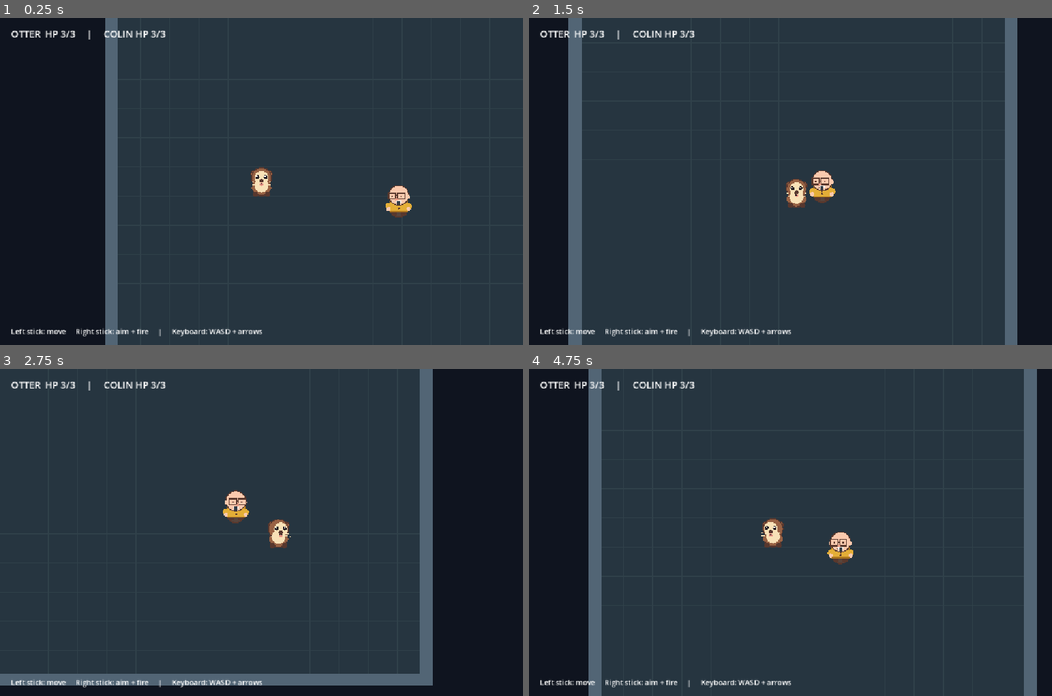
Above: before the commit, frames 1-4 (two rows, left to right).
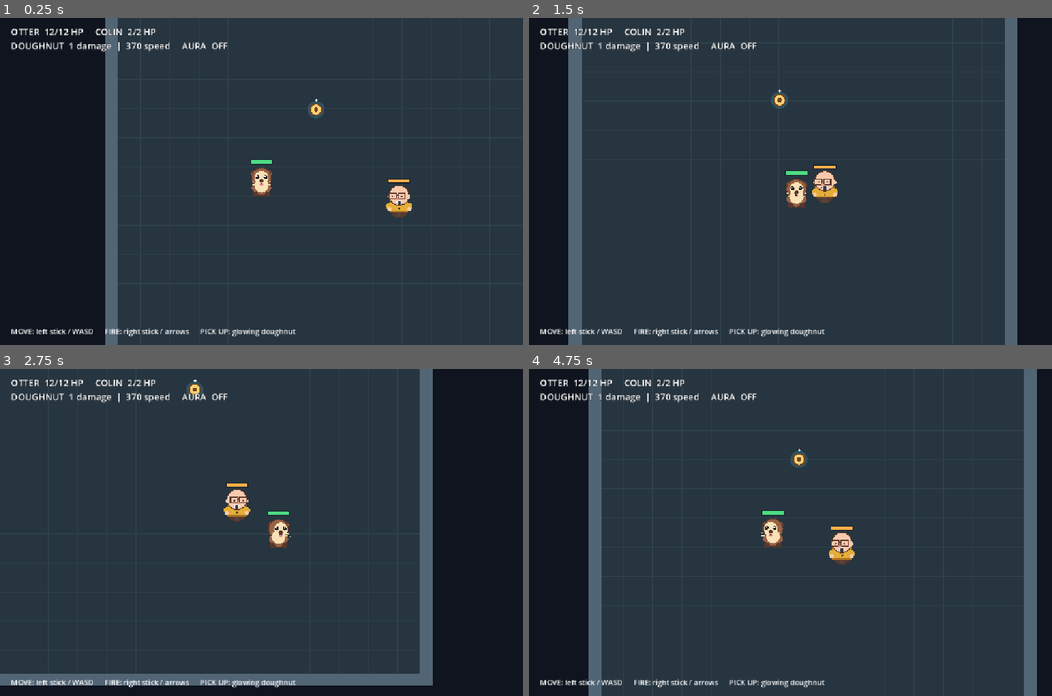
Above: after the commit, the same moments.

Repository: Jonty303/Project-Ottertron
Game: Godot game, scene res://scenes/main.tscn
The game is run twice, just before and just after one commit, with the same random seed, the same clock (stepped at 60 frames per second) and the same inputs.
Inputs:
- Up to frame 1 (0.25 s): no input
- Up to frame 2 (1.5 s): hold D 0.53-1.28 s; hold R 0.53-1.28 s; hold S from 1.28 s (still down); tap R at 1.35 s
- Up to frame 3 (2.75 s): release S at 2.03 s; hold D from 2.03 s (still down); hold R from 2.03 s (still down)
- Up to frame 4 (4.75 s): release D at 2.78 s; release R at 2.78 s; hold W 2.78-3.53 s; tap R at 2.85, 4.35 s; hold R 3.53-4.28 s; hold A from 3.53 s (still down)

The runs differ from the first frame. In frame 1, 1.8% of the frame differs, in the area x 2-79%, y 3-98%; in frame 2, 2.0%, in the area x 2-59%, y 3-98%; in frame 3, 1.9%; in frame 4, 2.0%.

Commit message:
Implement Godot 4.5.2 combat: HP bars, doughnut upgrades, Colin drain and floating text

Diff:
--- a/project.godot
+++ b/project.godot
@@ -1,11 +1,10 @@
-; Engine configuration file.
-; Project Ottertron — Godot 4.x
+; Godot 4.5.2-stable target (Godot stores major.minor in config/features).
 config_version=5
 
 [application]
 config/name="Project Ottertron"
 run/main_scene="res://scenes/main.tscn"
-config/features=PackedStringArray("4.3", "GL Compatibility")
+config/features=PackedStringArray("4.5", "GL Compatibility")
 
 [display]
 window/size/viewport_width=1152
--- a/scenes/colin.tscn
+++ b/scenes/colin.tscn
@@ -1,7 +1,8 @@
-[gd_scene load_steps=4 format=3]
+[gd_scene load_steps=5 format=3]
 
 [ext_resource type="Script" path="res://scripts/colin.gd" id="1_colin"]
 [ext_resource type="Script" path="res://scripts/actor_art.gd" id="2_art"]
+[ext_resource type="Script" path="res://scripts/health_bar.gd" id="3_health"]
 
 [sub_resource type="CircleShape2D" id="CircleShape2D_colin"]
 radius = 20.0
@@ -15,5 +16,10 @@
 script = ExtResource("2_art")
 kind = "colin"
 
+[node name="HealthBar" type="Node2D" parent="."]
+position = Vector2(0, -47)
+script = ExtResource("3_health")
+bar_fill = Color(1, 0.69, 0.29, 1)
+
 [node name="CollisionShape2D" type="CollisionShape2D" parent="."]
 shape = SubResource("CircleShape2D_colin")
--- a/scenes/player.tscn
+++ b/scenes/player.tscn
@@ -1,7 +1,8 @@
-[gd_scene load_steps=4 format=3]
+[gd_scene load_steps=5 format=3]
 
 [ext_resource type="Script" path="res://scripts/player.gd" id="1_player"]
 [ext_resource type="Script" path="res://scripts/actor_art.gd" id="2_art"]
+[ext_resource type="Script" path="res://scripts/health_bar.gd" id="3_health"]
 
 [sub_resource type="CircleShape2D" id="CircleShape2D_player"]
 radius = 19.0
@@ -15,5 +16,10 @@
 script = ExtResource("2_art")
 kind = "otter"
 
+[node name="HealthBar" type="Node2D" parent="."]
+position = Vector2(0, -47)
+script = ExtResource("3_health")
+bar_fill = Color(0.30, 0.86, 0.51, 1)
+
 [node name="CollisionShape2D" type="CollisionShape2D" parent="."]
 shape = SubResource("CircleShape2D_player")
--- /dev/null
+++ b/scenes/power_up.tscn
@@ -0,0 +1,14 @@
+[gd_scene load_steps=3 format=3]
+
+[ext_resource type="Script" path="res://scripts/power_up.gd" id="1_pickup"]
+
+[sub_resource type="CircleShape2D" id="CircleShape2D_powerup"]
+radius = 21.0
+
+[node name="DoughnutPowerUp" type="Area2D"]
+collision_layer = 0
+collision_mask = 1
+script = ExtResource("1_pickup")
+
+[node name="CollisionShape2D" type="CollisionShape2D" parent="."]
+shape = SubResource("CircleShape2D_powerup")
--- a/scripts/colin.gd
+++ b/scripts/colin.gd
@@ -1,37 +1,125 @@
 extends CharacterBody2D
-## Colin's initial AI: slowly follow the otter until within contact range.
+## Slow pursuer: short-range, escalating 1-second life drain with range hysteresis.
 
 signal defeated
+signal aura_started
+signal aura_broken
+signal aura_tick(damage: int)
 
-const MOVE_SPEED: float = 72.0
-const STOP_DISTANCE: float = 41.0
-const ACTIVATION_DISTANCE: float = 700.0
+@export var max_health: int = 2
+@export var move_speed: float = 68.0
+@export var drain_start_range: float = 53.0
+@export var drain_break_range: float = 96.0
+@export var drain_tick_interval: float = 1.0
+@export var drain_base_damage: int = 1
+@export var drain_ramp_every_ticks: int = 3
+@export var drain_max_damage: int = 4
 
-var health: int = 3
-var target: Node2D
+var health: int = 2
+var target
+var aura_active: bool = false
+var _drain_elapsed: float = 0.0
+var _ticks_completed: int = 0
+var _aura_phase: float = 0.0
 
 @onready var art = $Art
+@onready var health_bar = $HealthBar
 
 func _ready() -> void:
+    health = max_health
+    health_bar.set_health(health, max_health)
     add_to_group("enemies")
 
-func _physics_process(_delta: float) -> void:
+func _process(delta: float) -> void:
+    if aura_active:
+        _aura_phase += delta
+        queue_redraw()
+
+func _physics_process(delta: float) -> void:
     if not is_instance_valid(target) or health <= 0:
         velocity = Vector2.ZERO
         return
-    var difference: Vector2 = target.global_position - global_position
-    var distance: float = difference.length()
-    if distance > STOP_DISTANCE and distance < ACTIVATION_DISTANCE:
-        velocity = difference.normalized() * MOVE_SPEED
-        art.set_facing(velocity)
+    var separation: Vector2 = target.global_position - global_position
+    var distance: float = separation.length()
+
+    if aura_active:
+        if distance > drain_break_range:
+            _stop_aura()
+        else:
+            velocity = Vector2.ZERO
+            _drain_elapsed += delta
+            var interval: float = maxf(0.05, drain_tick_interval)
+            while _drain_elapsed >= interval and aura_active:
+                _drain_elapsed -= interval
+                var ramp_every: int = maxi(1, drain_ramp_every_ticks)
+                var increase: int = int(floor(float(_ticks_completed) / float(ramp_every)))
+                var damage: int = mini(drain_max_damage, drain_base_damage + increase)
+                _ticks_completed += 1
+                var applied: int = target.take_damage(damage)
+                if applied > 0:
+                    aura_tick.emit(applied)
+                if target.health <= 0:
+                    _stop_aura()
+            return
+
+    if distance <= drain_start_range:
+        _start_aura()
+        velocity = Vector2.ZERO
+    elif distance < 700.0 and distance > 40.0:
+        velocity = separation.normalized() * move_speed
+        art.set_facing(separation)
+        move_and_slide()
     else:
         velocity = Vector2.ZERO
-    move_and_slide()
 
-func take_damage(amount: int) -> void:
+func _start_aura() -> void:
+    if aura_active:
+        return
+    aura_active = true
+    _drain_elapsed = 0.0
+    _ticks_completed = 0
+    aura_started.emit()
+    queue_redraw()
+
+func _stop_aura() -> void:
+    if not aura_active:
+        return
+    aura_active = false
+    _drain_elapsed = 0.0
+    _ticks_completed = 0
+    aura_broken.emit()
+    queue_redraw()
+
+func take_damage(amount: int) -> int:
+    if health <= 0 or amount <= 0:
+        return 0
+    var applied: int = mini(amount, health)
+    health -= applied
+    health_bar.set_health(health, max_health)
     if health <= 0:
-        return
-    health = maxi(health - amount, 0)
-    if health == 0:
+        aura_active = false
         defeated.emit()
         queue_free()
+    return applied
+
+func _draw() -> void:
+    if not aura_active:
+        return
+    # Wobbling rings and a living, swaying tether to the otter.
+    for ring in range(2):
+        var outline := PackedVector2Array()
+        for i in range(49):
+            var theta: float = TAU * float(i) / 48.0
+            var radius: float = 28.0 + float(ring) * 9.0 + sin(theta * 6.0 + _aura_phase * 8.0 + ring) * 4.0
+            outline.append(Vector2(cos(theta), sin(theta)) * radius)
+        draw_polyline(outline, Color(0.71, 0.51, 1.0, 0.60 - float(ring) * 0.15), 2.0, true)
+
+    if is_instance_valid(target):
+        var destination: Vector2 = to_local(target.global_position)
+        var beam := PackedVector2Array()
+        var perp: Vector2 = destination.normalized().orthogonal()
+        for i in range(17):
+            var t: float = float(i) / 16.0
+            var wobble: float = sin(t * 19.0 + _aura_phase * 10.0) * 6.0 * sin(PI * t)
+            beam.append(destination * t + perp * wobble)
+        draw_polyline(beam, Color(0.71, 0.55, 1.0, 0.68), 3.0, true)
--- a/scripts/doughnut.gd
+++ b/scripts/doughnut.gd
@@ -1,20 +1,24 @@
 extends Area2D
-## One simple glazed doughnut shot. Stops on walls or enemies.
+## Upgradable doughnut speed/damage, independent of visual appearance.
 
-const SHOT_SPEED: float = 470.0
+signal damage_dealt(at: Vector2, amount: int)
+
 const LIFETIME: float = 1.55
 
+@export var damage: int = 1
+@export var speed: float = 370.0
+
 var direction: Vector2 = Vector2.RIGHT
-var _time_remaining: float = LIFETIME
+var _remaining: float = LIFETIME
 var _consumed: bool = false
 
 func _ready() -> void:
     body_entered.connect(_on_body_entered)
 
 func _physics_process(delta: float) -> void:
-    global_position += direction.normalized() * SHOT_SPEED * delta
-    _time_remaining -= delta
-    if _time_remaining <= 0.0:
+    global_position += direction.normalized() * speed * delta
+    _remaining -= delta
+    if _remaining <= 0.0:
         queue_free()
 
 func _on_body_entered(body: Node2D) -> void:
@@ -22,5 +26,7 @@
         return
     _consumed = true
     if body.is_in_group("enemies") and body.has_method("take_damage"):
-        body.take_damage(1)
+        var applied: int = int(body.call("take_damage", damage))
+        if applied > 0:
+            damage_dealt.emit(body.global_position, applied)
     queue_free()
--- /dev/null
+++ b/scripts/floating_text.gd
@@ -0,0 +1,34 @@
+extends Node2D
+## World-space damage and status popups, drifting up and fading out.
+
+@export var lifetime: float = 0.95
+@export var rise_speed: float = 43.0
+
+var _text: String = ""
+var _text_color: Color = Color.WHITE
+var _remaining: float = 0.95
+
+func configure(message: String, color: Color) -> void:
+    _text = message
+    _text_color = color
+
+func _ready() -> void:
+    _remaining = lifetime
+    z_index = 10
+    var label := Label.new()
+    label.text = _text
+    label.position = Vector2(-95, -16)
+    label.size = Vector2(190, 36)
+    label.horizontal_alignment = HORIZONTAL_ALIGNMENT_CENTER
+    label.add_theme_font_size_override("font_size", 20)
+    label.add_theme_color_override("font_color", _text_color)
+    label.add_theme_color_override("font_outline_color", Color("#10151b"))
+    label.add_theme_constant_override("outline_size", 4)
+    add_child(label)
+
+func _process(delta: float) -> void:
+    position.y -= rise_speed * delta
+    _remaining -= delta
+    modulate.a = clampf(_remaining / lifetime, 0.0, 1.0)
+    if _remaining <= 0.0:
+        queue_free()
--- /dev/null
+++ b/scripts/health_bar.gd
@@ -0,0 +1,22 @@
+extends Node2D
+## Tiny overhead health bar; reused by both player and enemy.
+
+@export var bar_fill: Color = Color("#76c87a")
+@export var width: float = 46.0
+@export var height: float = 7.0
+
+var maximum: int = 1
+var current: int = 1
+
+func set_health(amount: int, max_amount: int) -> void:
+    maximum = maxi(1, max_amount)
+    current = clampi(amount, 0, maximum)
+    queue_redraw()
+
+func _draw() -> void:
+    var left: float = -width / 2.0
+    draw_rect(Rect2(left - 2.0, -2.0, width + 4.0, height + 4.0), Color("#17212a"))
+    draw_rect(Rect2(left, 0.0, width, height), Color("#633945"))
+    var filled: float = width * float(current) / float(maximum)
+    if filled > 0.0:
+        draw_rect(Rect2(left, 0.0, filled, height), bar_fill)
--- a/scripts/main.gd
+++ b/scripts/main.gd
@@ -1,13 +1,14 @@
 extends Node2D
-## Initial square-room prototype; all runtime nodes are intentionally simple.
+## Square combat room, one Colin, one collectible weapon upgrade and floating text.
 
 const PLAYER_SCENE: PackedScene = preload("res://scenes/player.tscn")
 const COLIN_SCENE: PackedScene = preload("res://scenes/colin.tscn")
 const DOUGHNUT_SCENE: PackedScene = preload("res://scenes/doughnut.tscn")
+const POWER_UP_SCENE: PackedScene = preload("res://scenes/power_up.tscn")
+const FLOATING_TEXT = preload("res://scripts/floating_text.gd")
 
 const ROOM_SIDE: float = 960.0
 const WALL_THICKNESS: float = 28.0
-const CONTACT_DISTANCE: float = 42.0
 
 var player
 var colin
@@ -26,6 +27,8 @@
     add_child(player)
     player.fire_requested.connect(_on_player_fire)
     player.health_changed.connect(_on_health_changed)
+    player.damage_taken.connect(_on_player_damage_taken)
+    player.doughnut_stats_changed.connect(_on_doughnut_stats_changed)
     player.defeated.connect(_on_player_defeated)
 
     colin = COLIN_SCENE.instantiate()
@@ -33,9 +36,18 @@
     colin.target = player
     add_child(colin)
     colin.defeated.connect(_on_colin_defeated)
+    colin.aura_started.connect(_on_aura_started)
+    colin.aura_broken.connect(_on_aura_broken)
+    colin.aura_tick.connect(_on_aura_tick)
+
+    # Prototype pickup; collecting it raises damage and projectile speed.
+    var power_up = POWER_UP_SCENE.instantiate()
+    power_up.position = Vector2(-30, -160)
+    add_child(power_up)
+    power_up.collected.connect(_on_powerup_collected)
 
     var camera := Camera2D.new()
-    camera.zoom = Vector2(1.0, 1.0)
+    camera.zoom = Vector2.ONE
     camera.position_smoothing_enabled = true
     camera.position_smoothing_speed = 5.0
     player.add_child(camera)
@@ -44,34 +56,31 @@
     var interface := CanvasLayer.new()
     add_child(interface)
     hud = Label.new()
-    hud.position = Vector2(24, 20)
-    hud.add_theme_font_size_override("font_size", 21)
+    hud.position = Vector2(24, 16)
+    hud.add_theme_font_size_override("font_size", 20)
+    hud.add_theme_color_override("font_outline_color", Color("#0b1218"))
+    hud.add_theme_constant_override("outline_size", 3)
     interface.add_child(hud)
 
     var instructions := Label.new()
-    instructions.text = "Left stick: move     Right stick: aim + fire     |     Keyboard: WASD + arrows"
+    instructions.text = "MOVE: left stick / WASD      FIRE: right stick / arrows      PICK UP: glowing doughnut"
     instructions.position = Vector2(24, 678)
     instructions.add_theme_font_size_override("font_size", 16)
     interface.add_child(instructions)
     _update_hud()
 
 func _draw() -> void:
-    draw_rect(Rect2(-ROOM_SIDE / 2.0, -ROOM_SIDE / 2.0, ROOM_SIDE, ROOM_SIDE), Color("#263540"))
-    var start: int = -int(ROOM_SIDE / 2.0)
-    var finish: int = int(ROOM_SIDE / 2.0)
-    for coordinate in range(start, finish, 64):
+    var start: float = -ROOM_SIDE / 2.0
+    var finish: float = ROOM_SIDE / 2.0
+    draw_rect(Rect2(start, start, ROOM_SIDE, ROOM_SIDE), Color("#263540"))
+    for coordinate in range(int(start), int(finish), 64):
         draw_line(Vector2(coordinate, start), Vector2(coordinate, finish), Color("#30414a"), 1)
         draw_line(Vector2(start, coordinate), Vector2(finish, coordinate), Color("#30414a"), 1)
-    draw_rect(Rect2(-ROOM_SIDE / 2.0, -ROOM_SIDE / 2.0, ROOM_SIDE, ROOM_SIDE), Color("#526575"), false, WALL_THICKNESS)
+    draw_rect(Rect2(start, start, ROOM_SIDE, ROOM_SIDE), Color("#526575"), false, WALL_THICKNESS)
 
 func _process(_delta: float) -> void:
-    if _round_finished:
-        if Input.is_key_pressed(KEY_R) or _restart_button_pressed():
-            get_tree().reload_current_scene()
-        return
-
-    if is_instance_valid(colin) and player.global_position.distance_to(colin.global_position) < CONTACT_DISTANCE:
-        player.take_damage(1)
+    if _round_finished and (Input.is_key_pressed(KEY_R) or _restart_button_pressed()):
+        get_tree().reload_current_scene()
 
 func _restart_button_pressed() -> bool:
     var pads: Array[int] = Input.get_connected_joypads()
@@ -82,11 +91,11 @@
     body.position = at
     body.collision_layer = 8
     body.collision_mask = 0
-    var shape := CollisionShape2D.new()
+    var collider := CollisionShape2D.new()
     var rectangle := RectangleShape2D.new()
     rectangle.size = wall_size
-    shape.shape = rectangle
-    body.add_child(shape)
+    collider.shape = rectangle
+    body.add_child(collider)
     add_child(body)
 
 func _on_player_fire(direction: Vector2) -> void:
@@ -94,15 +103,47 @@
         return
     var shot = DOUGHNUT_SCENE.instantiate()
     shot.direction = direction
-    shot.global_position = player.global_position + direction * 36.0
+    shot.damage = player.doughnut_damage
+    shot.speed = player.doughnut_speed
+    shot.position = player.position + direction * 36.0
     add_child(shot)
+    shot.damage_dealt.connect(_on_doughnut_damage)
+
+func _on_doughnut_damage(at: Vector2, amount: int) -> void:
+    _floating_text(at + Vector2(0, -50), "-%d" % amount, Color("#ffd56b"))
+    _update_hud()
+
+func _on_player_damage_taken(amount: int) -> void:
+    _floating_text(player.global_position + Vector2(0, -55), "-%d" % amount, Color("#ff7a91"))
 
 func _on_health_changed(_current_health: int) -> void:
+    _update_hud()
+
+func _on_doughnut_stats_changed(_damage: int, _speed: float) -> void:
+    _update_hud()
+
+func _on_powerup_collected(at: Vector2, added_damage: int, added_speed: float) -> void:
+    _floating_text(at + Vector2(0, -42), "POWER UP!  +%d DMG  +%d SPEED" % [added_damage, roundi(added_speed)], Color("#8fe7fa"))
+    _update_hud()
+
+func _on_aura_started() -> void:
+    _floating_text(colin.global_position + Vector2(0, -65), "LIFE DRAIN", Color("#d3a7ff"))
+    _update_hud()
+
+func _on_aura_broken() -> void:
+    if is_instance_valid(colin) and not _round_finished:
+        _floating_text(colin.global_position + Vector2(0, -65), "DRAIN BROKEN", Color("#aeeada"))
+    _update_hud()
+
+func _on_aura_tick(_damage: int) -> void:
     _update_hud()
 
 func _on_player_defeated() -> void:
     _round_finished = true
     _win = false
+    if is_instance_valid(colin):
+        colin.set_physics_process(false)
+        colin.set_process(false)
     _update_hud()
 
 func _on_colin_defeated() -> void:
@@ -110,10 +151,21 @@
     _win = true
     _update_hud()
 
+func _floating_text(at: Vector2, message: String, color: Color) -> void:
+    var popup = FLOATING_TEXT.new()
+    popup.configure(message, color)
+    add_child(popup)
+    popup.global_position = at
+
 func _update_hud() -> void:
-    if hud == null:
+    if hud == null or not is_instance_valid(player):
         return
     if _round_finished:
-        hud.text = ("COLIN DEFEATED!" if _win else "THE OTTER WAS DEFEATED!") + "  |  Press R or A/Cross to restart"
-    else:
-        hud.text = "OTTER  HP %d/3     |     COLIN HP %d/3" % [player.health, (colin.health if is_instance_valid(colin) else 0)]
+        hud.text = ("COLIN DEFEATED!" if _win else "THE OTTER WAS DEFEATED!") + "   |   R or A/Cross to restart"
+        return
+    var colin_health: int = colin.health if is_instance_valid(colin) else 0
+    var aura_state: String = "CHANNELING" if is_instance_valid(colin) and colin.aura_active else "OFF"
+    hud.text = "OTTER  %d/%d HP     COLIN  %d/2 HP\nDOUGHNUT  %d damage  |  %d speed     AURA  %s" % [
+        player.health, player.max_health, colin_health,
+        player.doughnut_damage, roundi(player.doughnut_speed), aura_state
+    ]
--- a/scripts/player.gd
+++ b/scripts/player.gd
@@ -1,36 +1,40 @@
 extends CharacterBody2D
-## Independent analogue movement and directional automatic firing.
+## Controller movement, directional auto-fire and upgradable doughnut stats.
 
 signal fire_requested(direction: Vector2)
 signal health_changed(current_health: int)
+signal damage_taken(amount: int)
+signal doughnut_stats_changed(damage: int, speed: float)
 signal defeated
 
 const MOVE_SPEED: float = 210.0
 const AIM_DEADZONE: float = 0.45
 const MOVE_DEADZONE: float = 0.18
 const FIRE_INTERVAL: float = 0.20
-const INVULNERABLE_TIME: float = 0.85
 
-var max_health: int = 3
-var health: int = 3
+@export var max_health: int = 12
+@export var doughnut_damage: int = 1
+@export var doughnut_speed: float = 370.0
+
+var health: int = 12
 var _fire_cooldown: float = 0.0
-var _invulnerability: float = 0.0
 
 @onready var art = $Art
+@onready var health_bar = $HealthBar
+
+func _ready() -> void:
+    health = max_health
+    health_bar.set_health(health, max_health)
 
 func _physics_process(delta: float) -> void:
     if health <= 0:
         velocity = Vector2.ZERO
         return
-
     _fire_cooldown = maxf(0.0, _fire_cooldown - delta)
-    _invulnerability = maxf(0.0, _invulnerability - delta)
 
     var movement: Vector2 = _stick(JOY_AXIS_LEFT_X, JOY_AXIS_LEFT_Y)
     if movement.length() < MOVE_DEADZONE:
         movement = Vector2.ZERO
-
-    # Keyboard testing fallback; controller movement takes precedence.
     if movement == Vector2.ZERO:
         movement = Vector2(
             float(Input.is_key_pressed(KEY_D)) - float(Input.is_key_pressed(KEY_A)),
@@ -67,11 +71,19 @@
         Input.get_joy_axis(device, vertical_axis)
     ).limit_length(1.0)
 
-func take_damage(amount: int) -> void:
-    if health <= 0 or _invulnerability > 0.0:
-        return
-    health = maxi(health - amount, 0)
-    _invulnerability = INVULNERABLE_TIME
+func take_damage(amount: int) -> int:
+    if health <= 0 or amount <= 0:
+        return 0
+    var applied: int = mini(amount, health)
+    health -= applied
+    health_bar.set_health(health, max_health)
+    damage_taken.emit(applied)
     health_changed.emit(health)
-    if health == 0:
+    if health <= 0:
         defeated.emit()
+    return applied
+
+func apply_doughnut_upgrade(extra_damage: int, extra_speed: float) -> void:
+    doughnut_damage = maxi(1, doughnut_damage + extra_damage)
+    doughnut_speed = maxf(1.0, doughnut_speed + extra_speed)
+    doughnut_stats_changed.emit(doughnut_damage, doughnut_speed)
--- /dev/null
+++ b/scripts/power_up.gd
@@ -0,0 +1,34 @@
+extends Area2D
+## One test pickup demonstrates configurable projectile damage and speed upgrades.
+
+signal collected(at: Vector2, added_damage: int, added_speed: float)
+
+@export var added_damage: int = 1
+@export var added_speed: float = 80.0
+
+var _picked_up: bool = false
+var _phase: float = 0.0
+
+func _ready() -> void:
+    body_entered.connect(_on_body_entered)
+
+func _process(delta: float) -> void:
+    _phase += delta * 2.6
+    queue_redraw()
+
+func _draw() -> void:
+    var bob: Vector2 = Vector2(0, sin(_phase) * 3.0)
+    draw_circle(bob, 19.0, Color(0.26, 0.72, 0.86, 0.22))
+    draw_circle(bob, 14.0, Color("#70451f"))
+    draw_circle(bob, 11.0, Color("#ffd178"))
+    draw_circle(bob, 5.0, Color("#70451f"))
+    draw_line(bob + Vector2(1, -17), bob + Vector2(1, -23), Color("#ffffff"), 2.0)
+    draw_line(bob + Vector2(-2, -20), bob + Vector2(4, -20), Color("#ffffff"), 2.0)
+
+func _on_body_entered(body: Node2D) -> void:
+    if _picked_up or not body.has_method("apply_doughnut_upgrade"):
+        return
+    _picked_up = true
+    body.call("apply_doughnut_upgrade", added_damage, added_speed)
+    collected.emit(global_position, added_damage, added_speed)
+    queue_free()
Not shown, added: .github/workflows/godot-validate.yml
Not shown, added: ENGINE_VERSION
Not shown, changed: README.md
Not shown, changed: docs/game-design.md
Not shown, changed: docs/roadmap.md
Not shown, added: docs/test-plan.md
